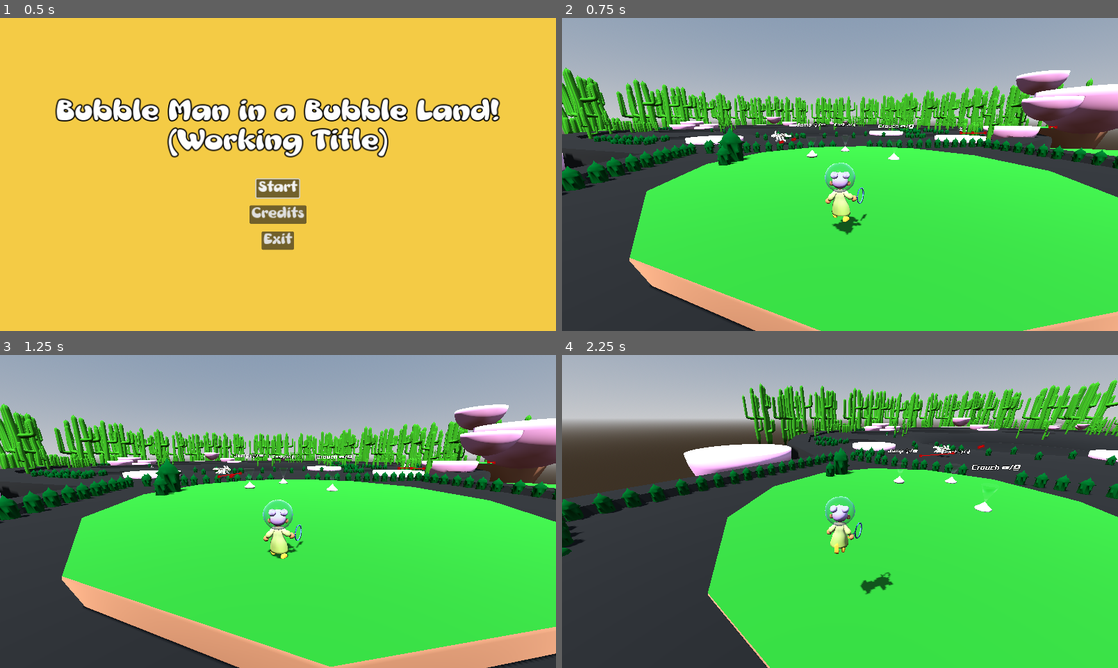
Above: before the commit, frames 1-4 (two rows, left to right).
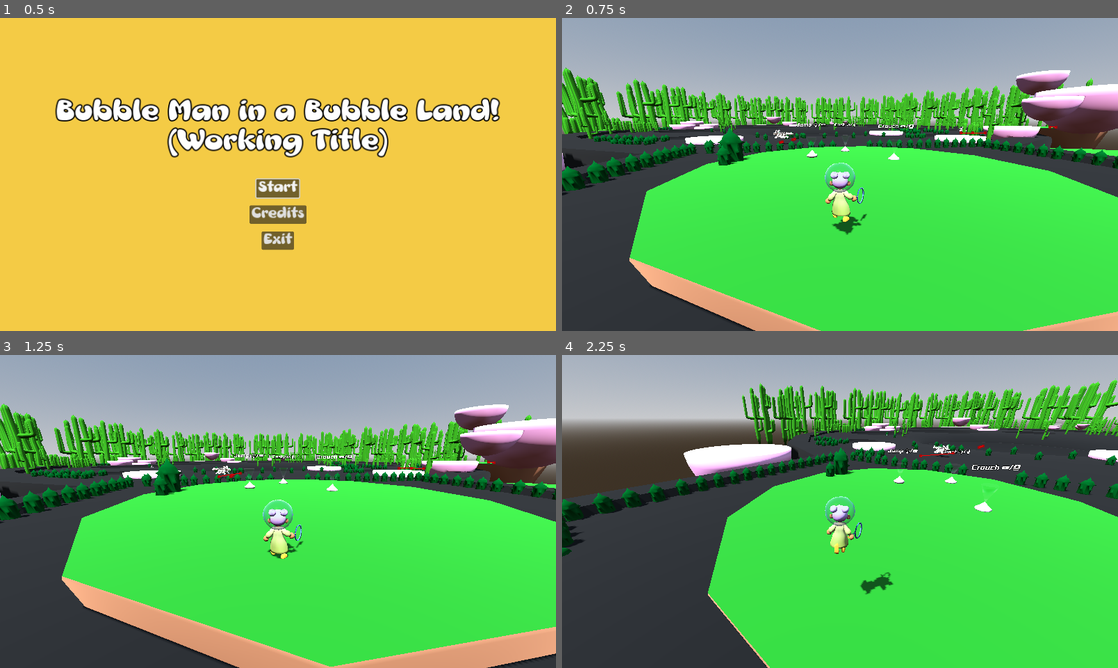
Above: after the commit, the same moments.

Repository: Gertkeno/GGJ2025
Game: Godot game, scene res://main_menu.tscn
The game is run twice, just before and just after one commit, with the same random seed, the same clock (stepped at 60 frames per second) and the same inputs.
Inputs (mouse positions are in pixels of both pictures, inside the frame that each line leads up to):
- Up to frame 1 (0.5 s): no input
- Up to frame 2 (0.75 s): click "Start" at 0.5 s
- Up to frame 3 (1.25 s): no input
- Up to frame 4 (2.25 s): move the mouse to (962, 495) at 1.27 s; press the mouse at (962, 495) at 1.28 s; hold Right (right) 1.28-2.03 s; tap Space (jump) at 1.52 s; move the mouse to (812, 511) at 2.02 s; release the mouse at (812, 511) at 2.03 s; hold Up (forward) from 2.03 s (still down); tap Shift (crouch) at 2.1 s

Frame 1 is identical in both runs. In frame 2, less than 0.1% of the frame differs, in the area x 37-73%, y 34-41%; in frame 3, less than 0.1%; in frame 4, less than 0.1%.

Commit message:
animals look forward

Diff:
--- a/Environment/cactus.gd
+++ b/Environment/cactus.gd
@@ -8,5 +8,6 @@
 		var direction := Vector2(diff.x, diff.z).normalized() #flat
 		body.knockback(Vector3(direction.x, 0, direction.y) * force)
 
-	elif body is CharacterBody3D: #BubbleBeast
+	elif body is BubbleAnimal:
 		pass # delete the bubble beast
+		body.get_parent().get_parent().queue_free()
--- a/SkittishBeast/skittish_behavior.gd
+++ b/SkittishBeast/skittish_behavior.gd
@@ -7,15 +7,6 @@
 
 
 signal finished_fleeing
-
-# Called when the node enters the scene tree for the first time.
-func _ready() -> void:
-	pass # Replace with function body.
-
-
-# Called every frame. 'delta' is the elapsed time since the previous frame.
-func _process(delta: float) -> void:
-	pass
 
 func process_behavior(delta: float) -> void:
 
--- a/System/default_behavior.gd
+++ b/System/default_behavior.gd
@@ -61,4 +61,6 @@
 
 func update_target_position() -> void:
 	bubble_animal.navigation_agent.target_position = curve_points[current_curve_point]
-	bubble_animal.look_at(curve_points[current_curve_point])
+	var curve_point := curve_points[current_curve_point]
+	curve_point.y = bubble_animal.global_position.y
+	bubble_animal.look_at(curve_point)
